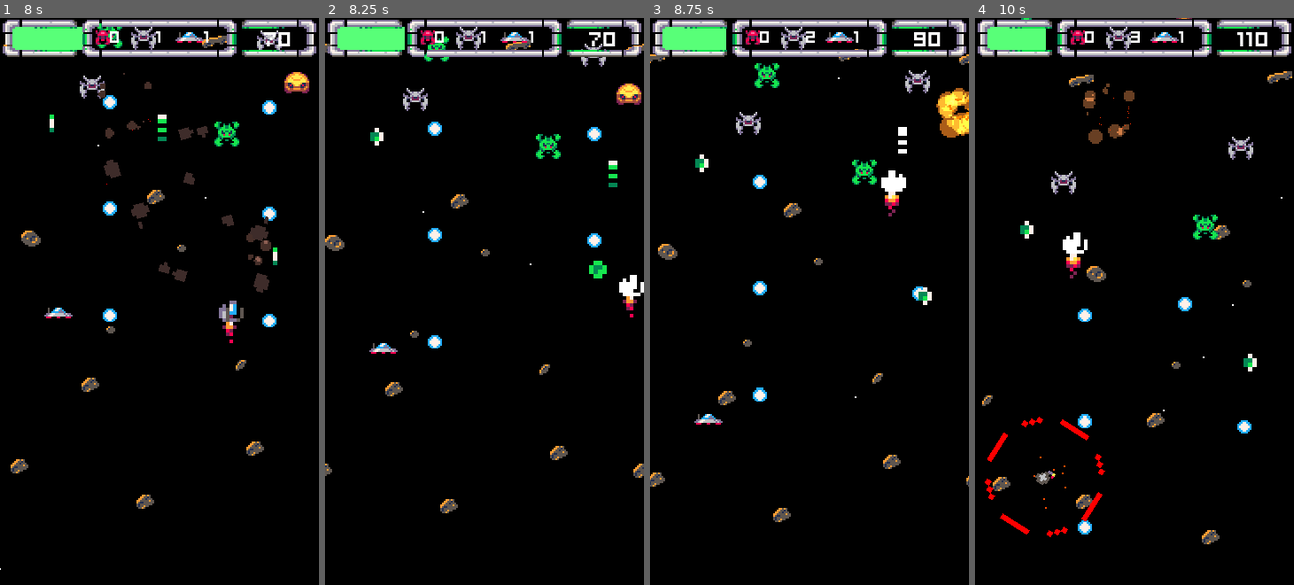
Above: before the commit, frames 1-4 (left to right).
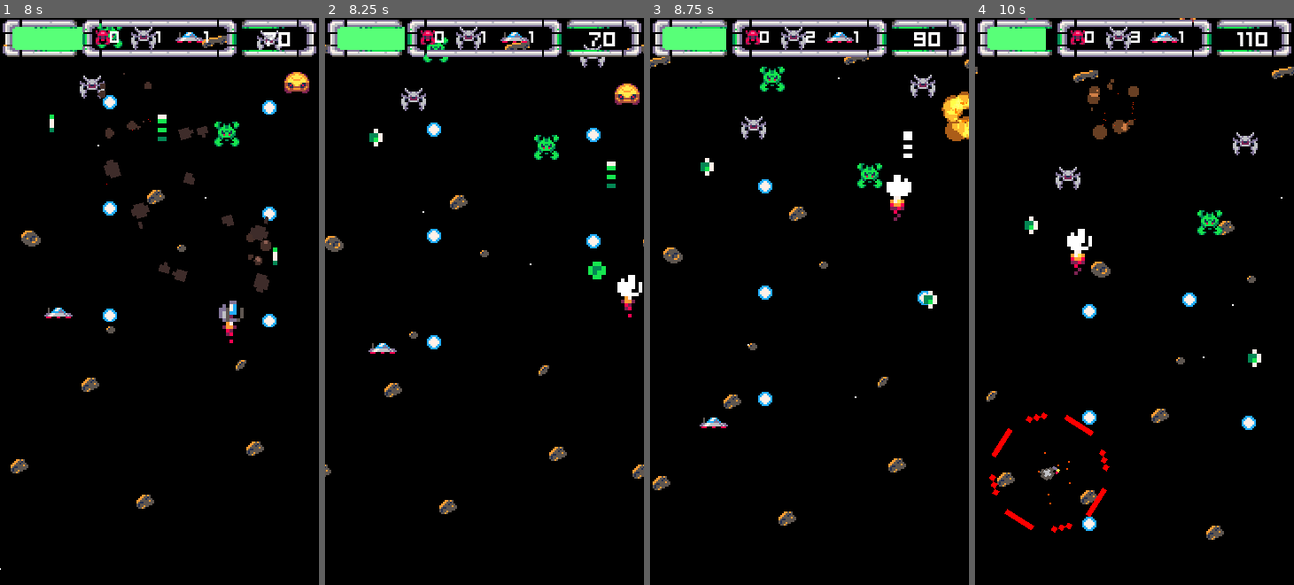
Above: after the commit, the same moments.

Repository: mubashirtanveerayon/SpaceShmup
Game: Godot game, scene res://scenes/world.tscn
Same seed, same stepped clock (60 frames per second), same inputs: the game is played once before the commit and once after it. Sound files missing from this copy of the repository are replaced by a short silence.
Inputs (mouse positions are in pixels of both pictures, inside the frame that each line leads up to):
- Up to frame 1 (8 s): move the mouse to (229, 273) at 0.52 s; press the mouse at (229, 273) at 0.53 s; hold Right (ui_right) 0.53-1.28 s; move the mouse to (95, 329) at 1.27 s; release the mouse at (95, 329) at 1.28 s; hold Down (ui_down) 1.28-2.03 s; click (95, 329) at 1.35 s; move the mouse to (191, 176) at 2.02 s; press the mouse at (191, 176) at 2.03 s; hold Right (ui_right) 2.03-2.78 s; move the mouse to (143, 414) at 2.77 s; release the mouse at (143, 414) at 2.78 s; hold Up (ui_up) 2.78-3.53 s; click (143, 414) at 2.85 s; move the mouse to (255, 386) at 3.52 s; press the mouse at (255, 386) at 3.53 s; hold Left (ui_left) 3.53-5.03 s; move the mouse to (63, 216) at 4.27 s; release the mouse at (63, 216) at 4.28 s; click (63, 216) at 4.35 s; move the mouse to (175, 301) at 5.02 s; press the mouse at (175, 301) at 5.03 s; hold Down (ui_down) 5.03-5.78 s; move the mouse to (111, 159) at 5.77 s; release the mouse at (111, 159) at 5.78 s; hold Right (ui_right) 5.78-6.53 s; click (111, 159) at 5.85 s; move the mouse to (229, 273) at 6.52 s; press the mouse at (229, 273) at 6.53 s; hold Up (ui_up) 6.53-7.28 s; move the mouse to (95, 329) at 7.27 s; release the mouse at (95, 329) at 7.28 s; hold Right (ui_right) from 7.28 s (still down); click (95, 329) at 7.35 s
- Up to frame 2 (8.25 s): move the mouse to (516, 176) at 8.02 s; release Right (ui_right) at 8.03 s; press the mouse at (516, 176) at 8.03 s; hold Down (ui_down) from 8.03 s (still down)
- Up to frame 3 (8.75 s): keep holding Down (ui_down)
- Up to frame 4 (10 s): move the mouse to (1118, 414) at 8.77 s; release Down (ui_down) at 8.78 s; release the mouse at (1118, 414) at 8.78 s; hold Left (ui_left) 8.78-9.53 s; click (1118, 414) at 8.85 s; move the mouse to (1230, 386) at 9.52 s; press the mouse at (1230, 386) at 9.53 s; hold Up (ui_up) from 9.53 s (still down)

Frame 1 is identical in both runs. In frame 2, 1.5% of the frame differs, in the area x 0-100%, y 3-88%; in frame 3, 4.3%; in frame 4, 4.4%, in the area x 0-100%, y 0-93%.

Commit message:
screen shake

Diff:
--- a/scenes/world.tscn
+++ b/scenes/world.tscn
@@ -30,6 +30,34 @@
 atlas = ExtResource("5_2st35")
 region = Rect2(0, 104, 128, 24)
 
+[sub_resource type="GDScript" id="GDScript_2epuu"]
+script/source = "extends Camera2D
+
+@export var shake_fade_intensity:float=2
+@export var shake_intensity:float=10
+var shake_strength:float=0
+func _ready():
+	await owner.ready
+	var player = owner.find_child(\"Player\",false)
+
+	if player != null:
+		var player_health:HealthSystem = player.find_child(\"HealthSystem\",false)
+		if player_health != null:
+			player_health.took_damage.connect(on_player_took_damage)
+
+func on_player_took_damage(_damage_dealt):
+	shake()
+
+func _process(delta):
+	if shake_strength > 0.1:
+		shake_strength = lerpf(shake_strength,0,delta*shake_fade_intensity)
+		offset = Vector2(randf_range(-shake_strength,shake_strength),randf_range(-shake_strength,shake_strength))
+	else:
+		offset = Vector2.ZERO
+func shake():
+	shake_strength = shake_intensity
+"
+
 [node name="World" type="Node2D" groups=["world"]]
 
 [node name="Player" parent="." instance=ExtResource("1_ys2o1")]
@@ -291,3 +319,9 @@
 stream = ExtResource("14_0qvss")
 volume_db = -9.801
 autoplay = true
+
+[node name="Camera2D" type="Camera2D" parent="."]
+position = Vector2(90, 160)
+script = SubResource("GDScript_2epuu")
+shake_fade_intensity = 3.0
+shake_intensity = 5.0
Not shown, changed: export_presets.cfg
Not shown: 1 places in scenes/world.tscn that only renumber resources
Not shown, removed: removed
